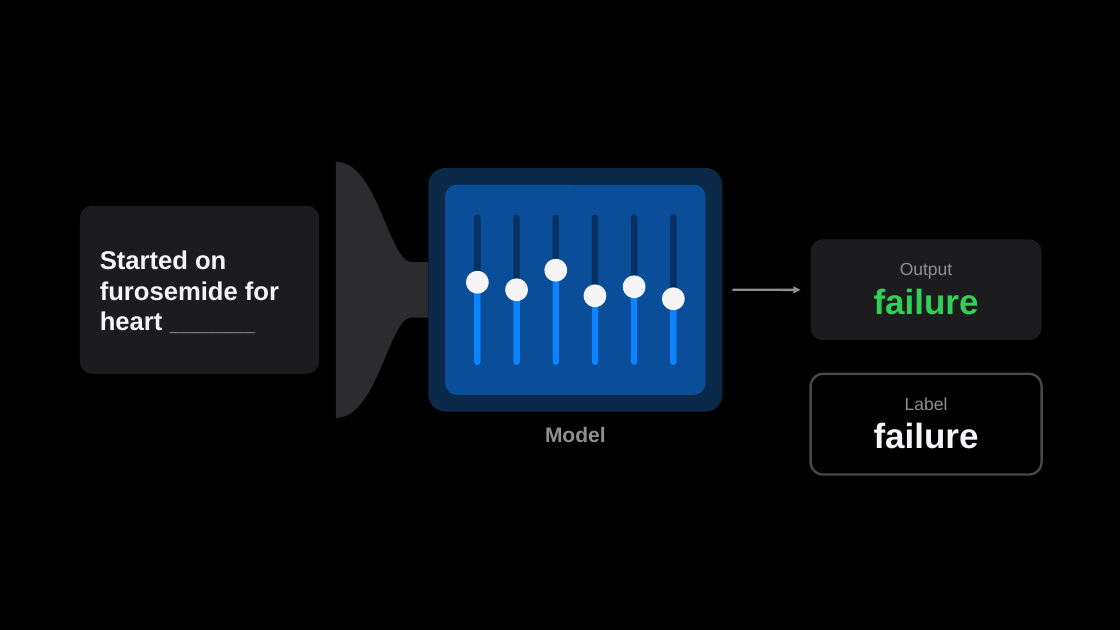
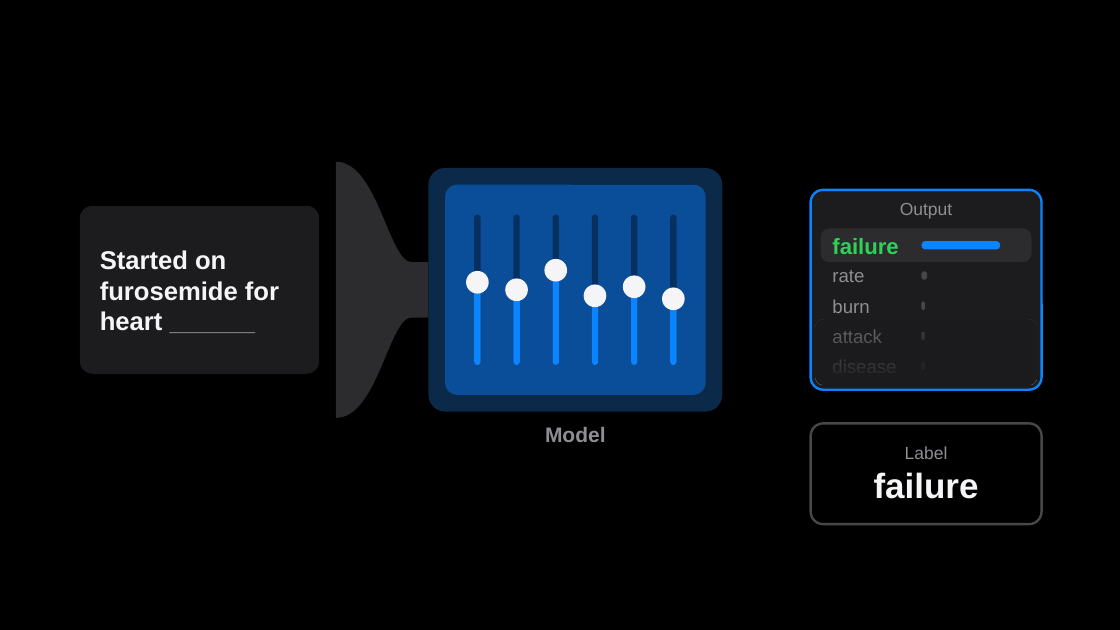
Before and after one commit to brunombatinica/qcor-2026, a slide deck: slide 7 of pptx/qcor-bruno-agents.pptx. Drawn at 1120x630 pixels with LibreOffice and Linux fonts; fonts in the diff are those of the drawing. Boxes give left, top, right and bottom in pixels: in the first picture for what was removed or moved away, otherwise in the second. Text is boxed around its words. In the diff, an @@ line names an element or a change of style, - is before the commit and + after.

```diff
--- a/pptx/qcor-bruno-agents.pptx
+++ b/pptx/qcor-bruno-agents.pptx
@@ text "Output": place and size @@
-text "Output" at [811, 239, 1042, 340]
+text "Output" at [900, 203, 952, 219]
@@ text "Output" at [900, 203, 952, 219]: vertical alignment middle to top; fill #1C1C1E to none @@
@@ rounded rectangle added at [811, 190, 1042, 390], fill #1C1C1E, outline #0A84FF 2 pt @@
@@ rounded rectangle added at [821, 229, 1032, 262], fill #2C2C2E @@
@@ text added at [832, 238, 898, 254], 19 pt, text #30D158, bold @@
+failure
@@ rounded rectangle added at [922, 241, 1001, 250], fill #0A84FF @@
@@ arrow removed from (733, 290) to (801, 290) @@
@@ text added at [832, 270, 864, 282], 16 pt, text #8E8E93 @@
+rate
@@ text added at [832, 299, 869, 313], 16 pt, text #8E8E93 @@
+burn
@@ text at [874, 288, 979, 315]: paragraph removed @@
-failure
@@ rounded rectangle added at [922, 271, 928, 280], fill #48484A @@
@@ rounded rectangle added at [816, 319, 1037, 385], fill gradient #1C1C1E @@
@@ rounded rectangle added at [922, 302, 925, 310], fill #48484A @@
@@ text added at [832, 330, 882, 343], 16 pt, text #8E8E93 @@
+attack
@@ rounded rectangle added at [922, 332, 925, 340], fill #48484A @@
@@ rounded rectangle added at [922, 362, 925, 371], fill #48484A @@
@@ rounded rectangle "Label": place and size @@
-rounded rectangle "Label" at [811, 374, 1042, 475]
+rounded rectangle "Label" at [811, 423, 1042, 524]
```
Also in this commit, not shown: 14 other slides changed, 6 slides added, 3 slides removed, 5 other files.
